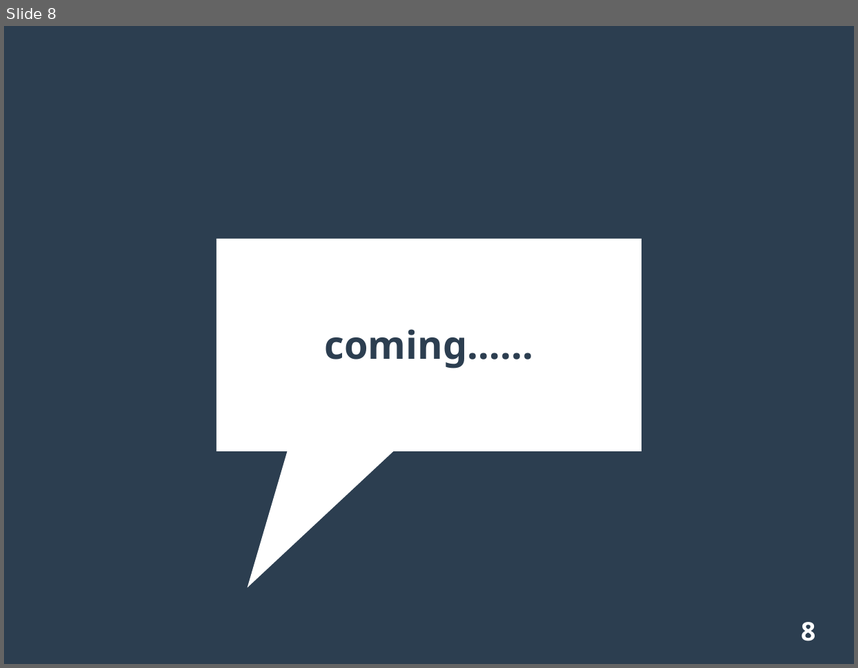
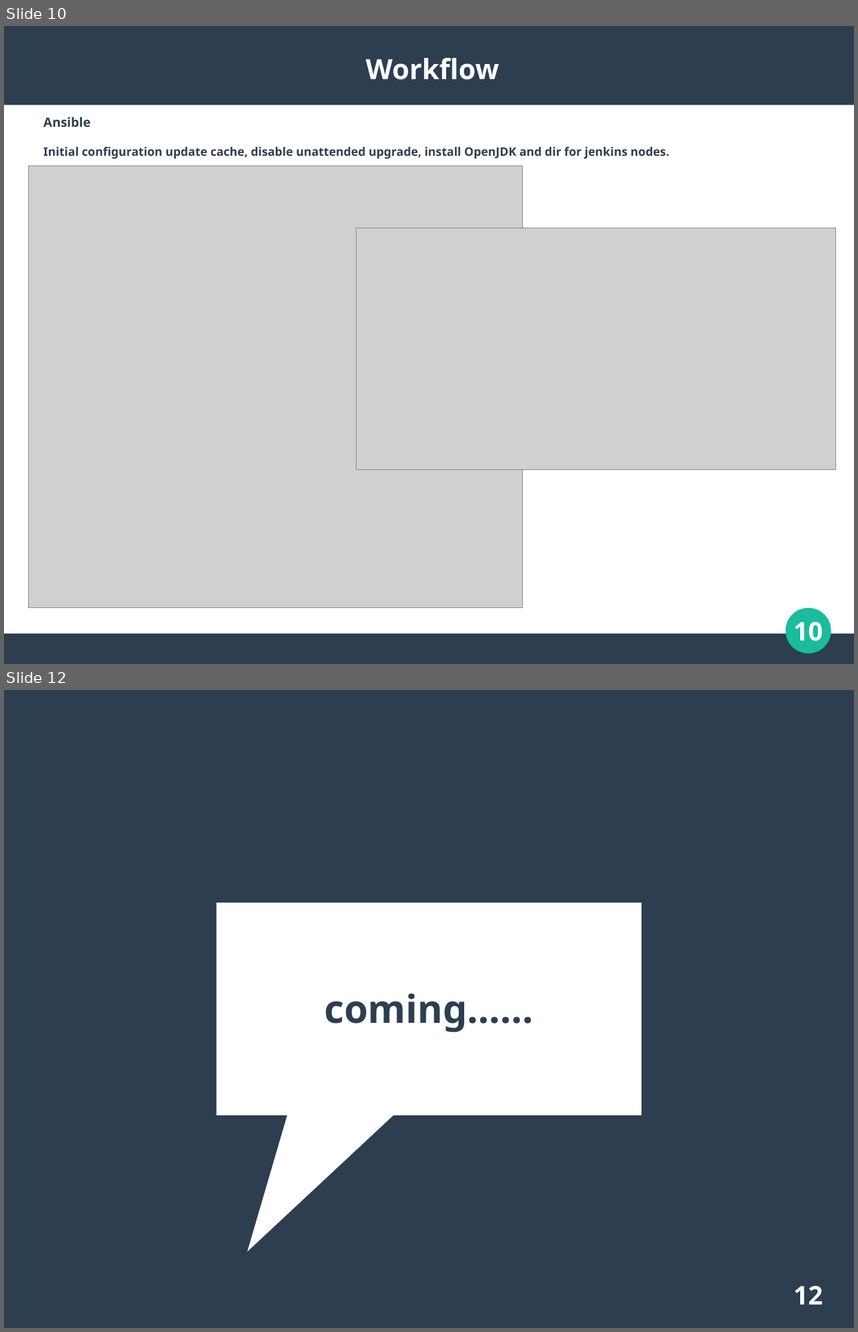
Before and after one commit to Artyhub/project_devops, a slide deck: presentation.ppt. Shown one above the other, each under a label of ours: slide 8 before the commit, slides 10 and 12 after it; the slides between them are not shown. The pictures are 858x668 and 858x1332 pixels, drawn with LibreOffice and Linux fonts; fonts in the diff are those of the drawing; grey boxes stand for pictures. Boxes give left, top, right and bottom in pixels: in the first picture for what was removed or moved away, otherwise in the second. Text is boxed around its words. In the diff, an @@ line names an element or a change of style, - is before the commit and + after.

Commit message:
+ Jenkins workflow

```diff
--- a/presentation.ppt
+++ b/presentation.ppt
@@ slide 10 added at box(4, 26, 854, 664), background #FFFFFF @@
@@ rectangle added at box(4, 26, 854, 105), fill #2C3E50 @@
@@ title added at box(366, 58, 499, 80), 26 pt, text #FFFFFF, bold @@
+Workflow
@@ text added at box(43, 117, 669, 158), 11 pt, text #2C3E50, bold @@
+Ansible
+Initial configuration update cache, disable unattended upgrade, install OpenJDK and dir for jenkins nodes.
@@ picture added at box(28, 165, 522, 608) @@
@@ picture added at box(357, 228, 836, 470) @@
@@ ellipse added at box(786, 608, 832, 653), fill #1ABC9C @@
@@ page number added at box(793, 621, 823, 641), 24 pt, text #FFFFFF, bold @@
+10
@@ rectangle added at box(4, 633, 854, 663), fill #2C3E50 @@
@@ what was slide 8 is now slide 12 @@
@@ page number at box(793, 1285, 823, 1304): text changed @@
-8
+12
```
Also in this commit, not shown: 3 other slides added, 2 other files.
